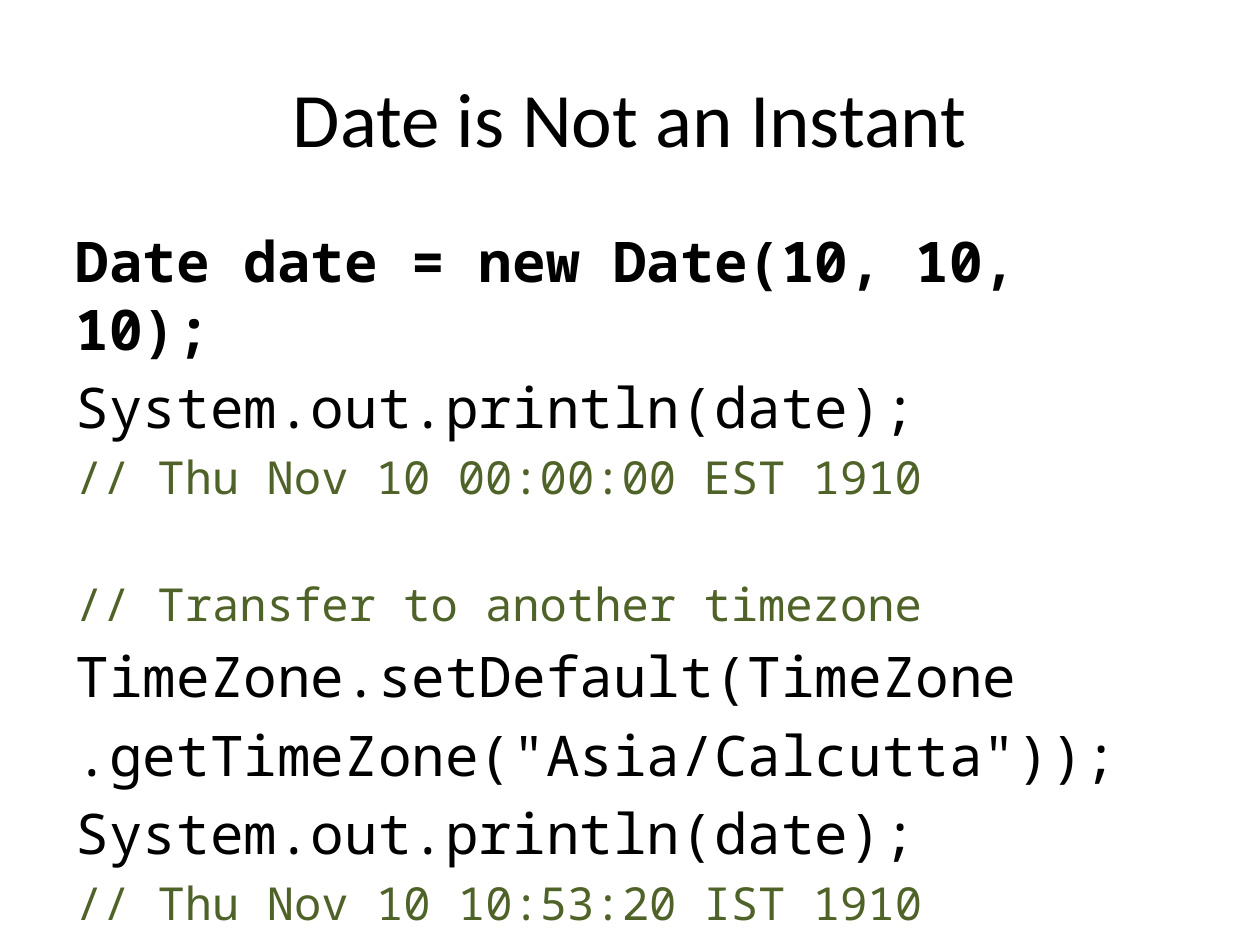
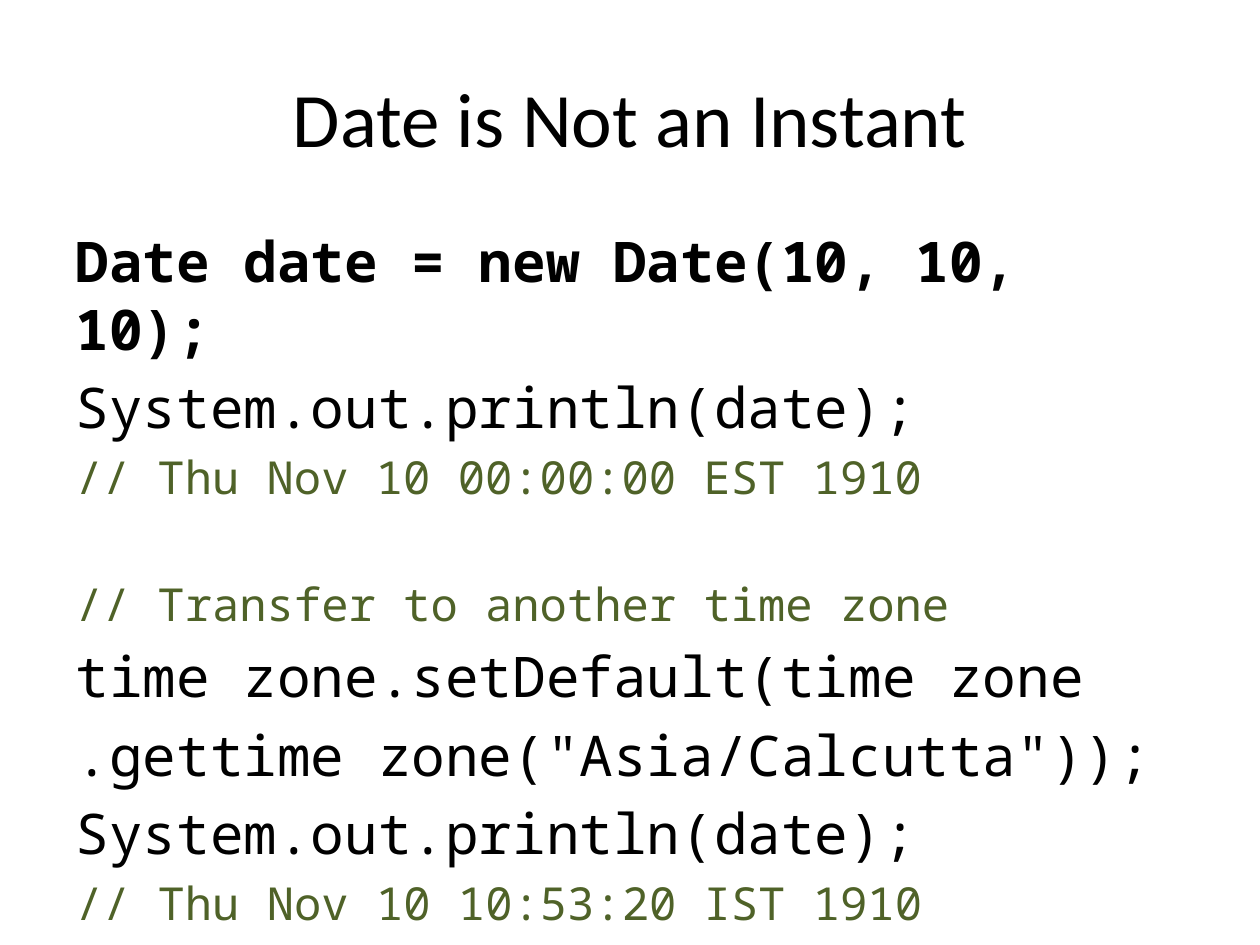
Before and after one commit to sualeh/make-a-date, a slide deck: slide 4 of Java 8 Date and Time API.pptx. Drawn at 1260x945 pixels with LibreOffice and Linux fonts; fonts in the diff are those of the drawing. Boxes give left, top, right and bottom in pixels: in the first picture for what was removed or moved away, otherwise in the second. Text is boxed around its words. In the diff, an @@ line names an element or a change of style, - is before the commit and + after.

```diff
--- a/Java 8 Date and Time API.pptx
+++ b/Java 8 Date and Time API.pptx
@@ text at box(76, 586, 1151, 790): text changed @@
-// Transfer to another timezone
-TimeZone.setDefault(TimeZone
-.getTimeZone("Asia/Calcutta"));
+// Transfer to another time zone
+time zone.setDefault(time zone
+.gettime zone("Asia/Calcutta"));
```
Also in this commit, not shown: 12 other slides changed, 9 slides added, 3 slides removed, 1 other file.
